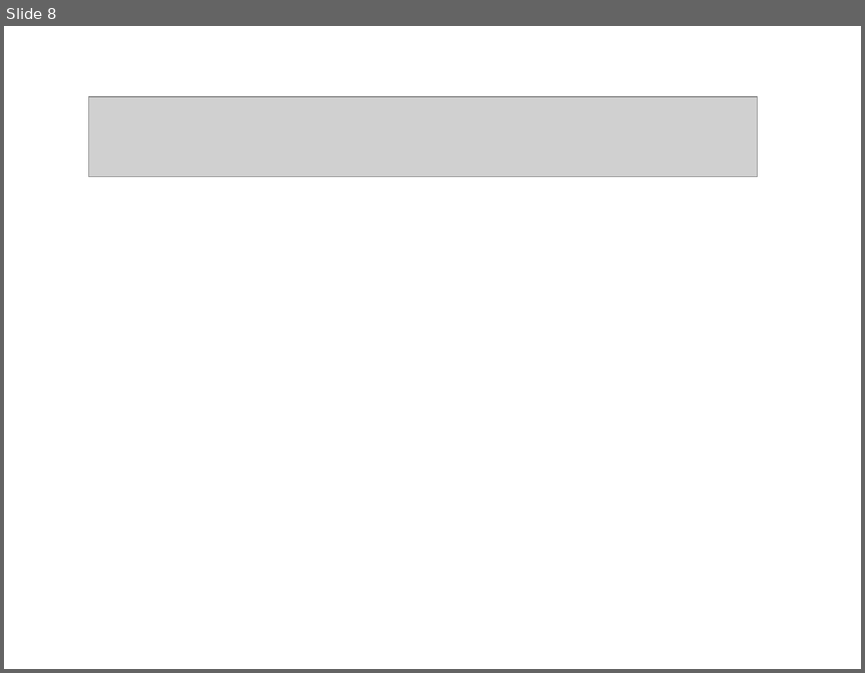
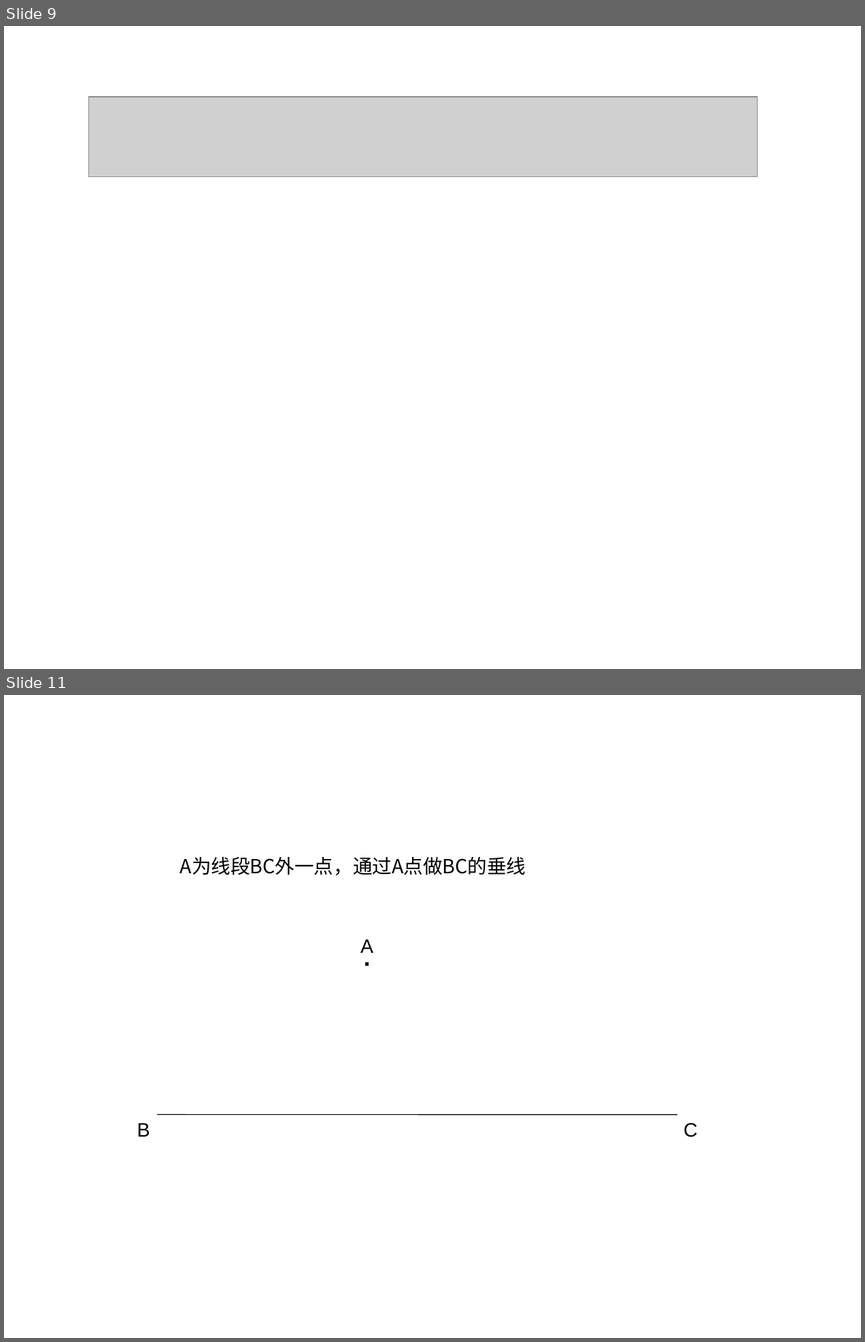
Before and after one commit to ericzhang/english-math, a slide deck: math/grade-7-下/7下数学北师大版-unit-2-相交线与平行线.ppt. Shown one above the other, each under a label of ours: slide 8 before the commit, slides 9 and 11 after it; the slides between them are not shown. The pictures are 865x673 and 865x1342 pixels, drawn with LibreOffice and Linux fonts; fonts in the diff are those of the drawing; grey boxes stand for pictures. Boxes give left, top, right and bottom in pixels: in the first picture for what was removed or moved away, otherwise in the second. Text is boxed around its words. In the diff, an @@ line names an element or a change of style, - is before the commit and + after.

```diff
--- a/math/grade-7-下/7下数学北师大版-unit-2-相交线与平行线.ppt
+++ b/math/grade-7-下/7下数学北师大版-unit-2-相交线与平行线.ppt
@@ slide 11 added at (4,695,861,1338), background #FFFFFF @@
@@ text added at (180,857,526,875), 18 pt, text #000000 @@
+A为线段BC外一点，通过A点做BC的垂线
@@ text added at (360,939,373,953), 18 pt, text #000000 @@
+A
@@ text added at (356,940,377,970), 22 pt, text #000000, bold @@
+.
@@ text added at (137,1123,150,1136), 18 pt, text #000000 @@
+B
@@ line added from (157, 1114) to (677, 1115), #000000 0.74 pt @@
@@ text added at (683,1123,698,1137), 18 pt, text #000000 @@
+C
@@ what was slide 8 is now slide 9 @@
```
Also in this commit, not shown: 2 slides changed, 2 other slides added, 5 other files.
